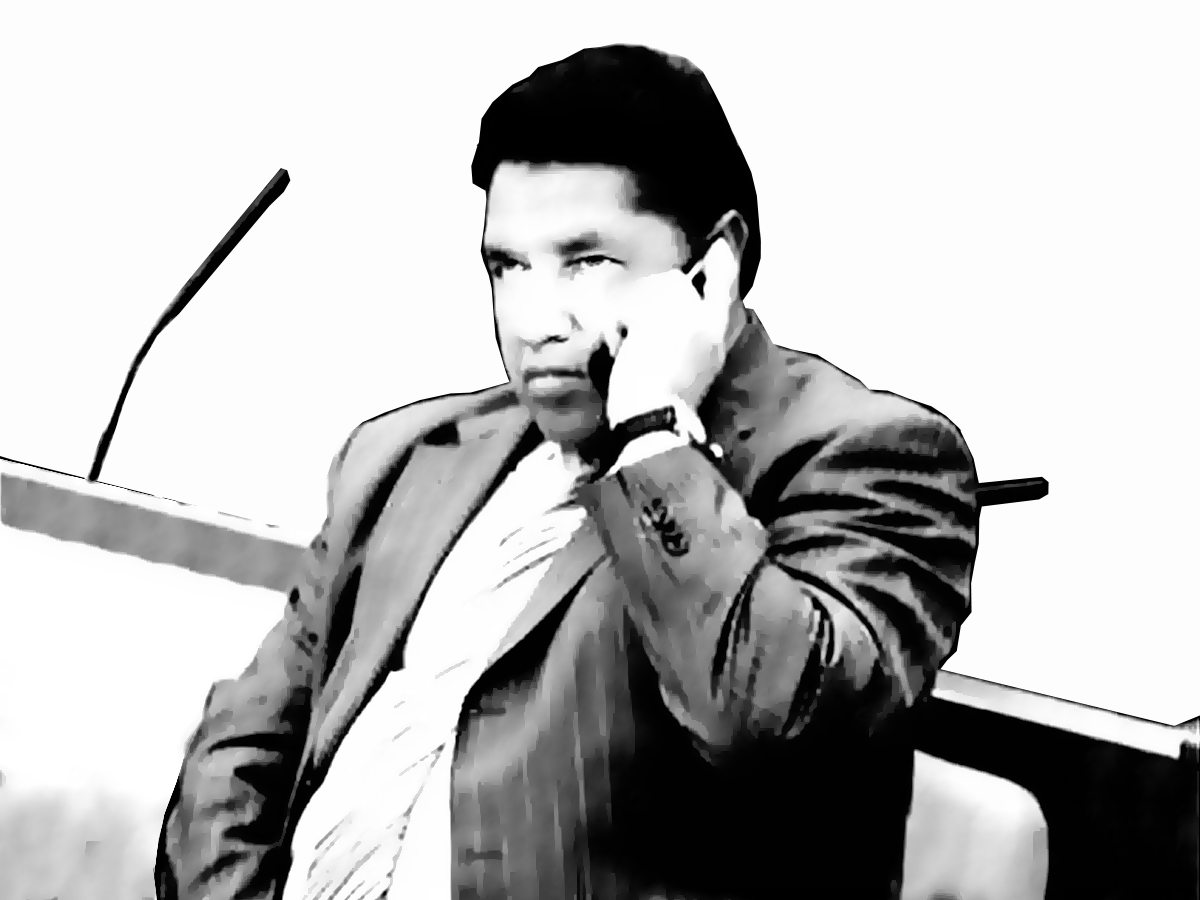
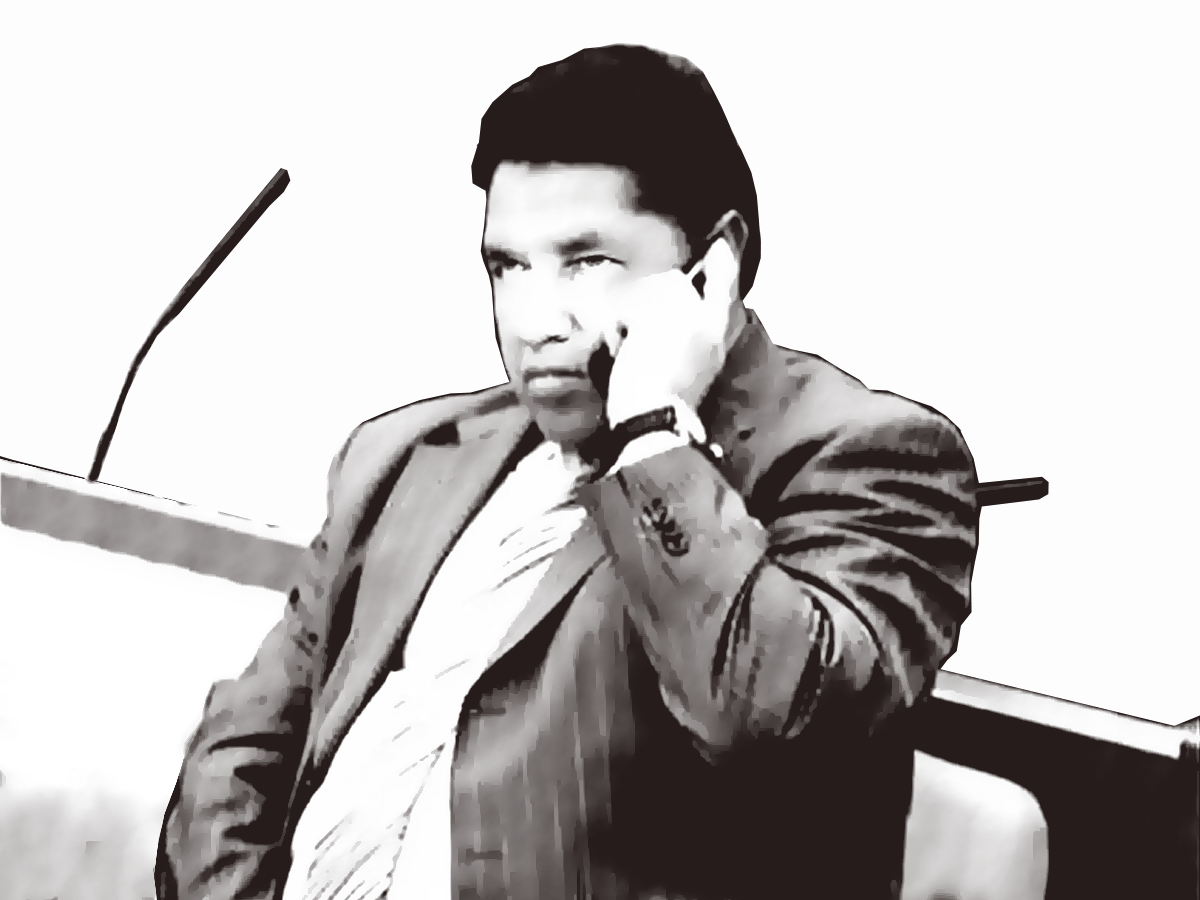
Layers edited between the first and the second 1200 × 900 image:
removed layer "Layer 19" over 0, 43, 1200, 900
removed layer "Layer 4" over 0, 43, 1200, 900
added layer "image_color" above "image_back" over 0, 43, 1200, 900
added layer "image_back" over 0, 43, 1200, 900
